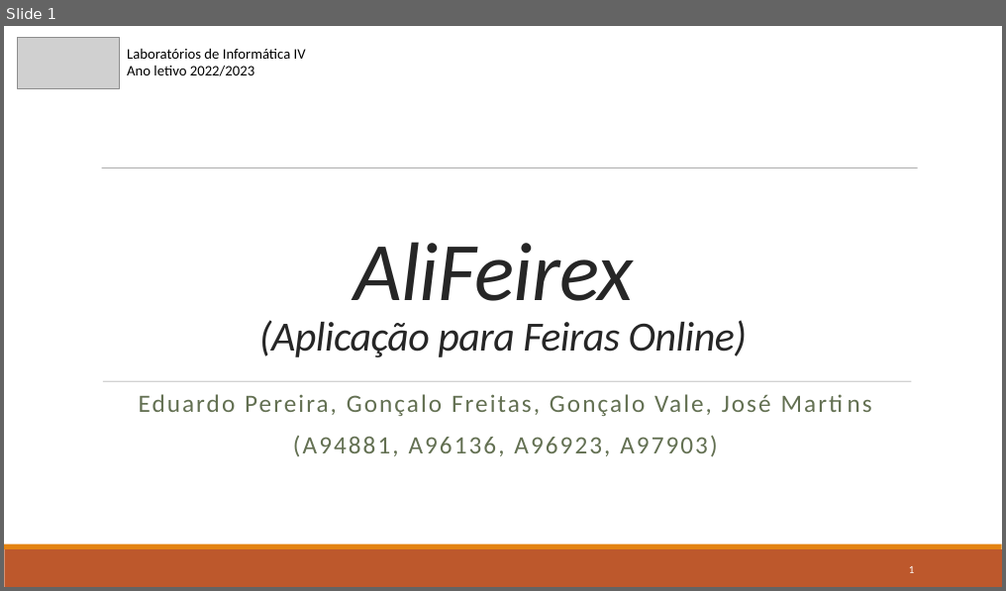
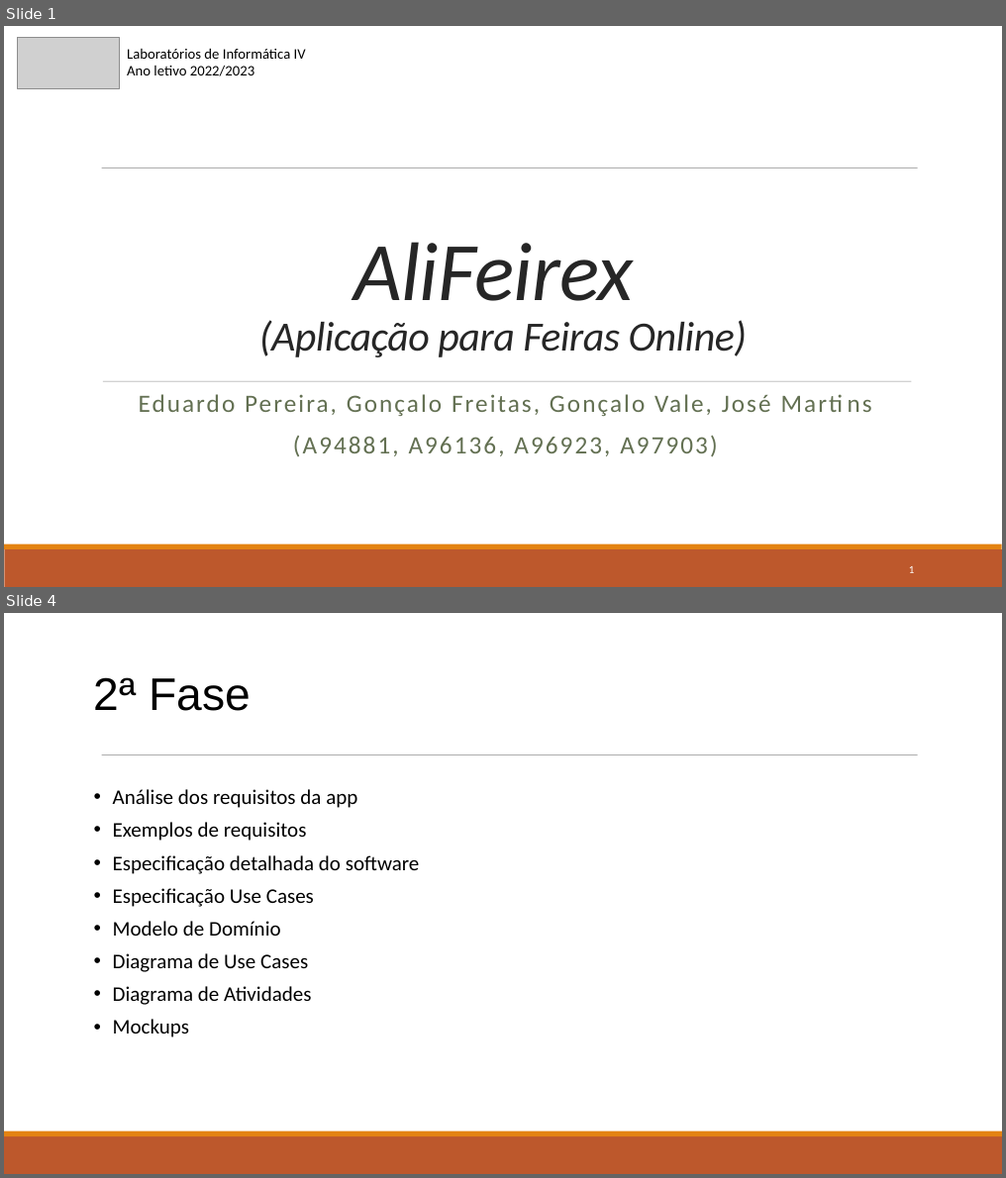
Before and after one commit to gugafreitas/LEI, a slide deck: 3rd/LI4/Entregas Intermédias/Checkpoint1.pptx. Shown one above the other, each under a label of ours: slide 1 before the commit, slides 1 and 4 after it; the slides between them are not shown. The pictures are 1006x591 and 1006x1178 pixels, drawn with LibreOffice and Linux fonts; fonts in the diff are those of the drawing; grey boxes stand for pictures. Boxes give left, top, right and bottom in pixels: in the first picture for what was removed or moved away, otherwise in the second. Text is boxed around its words. In the diff, an @@ line names an element or a change of style, - is before the commit and + after.

```diff
--- a/3rd/LI4/Entregas Intermédias/Checkpoint1.pptx
+++ b/3rd/LI4/Entregas Intermédias/Checkpoint1.pptx
@@ slide 4 added at [4, 613, 1002, 1174], background #FFFFFF; not listed: 3 template elements that a slide beside it also shows @@
@@ title added at [94, 677, 251, 711], 44 pt, text #000000 @@
+2ª Fase
@@ subtitle added at [113, 789, 420, 1038], 20 pt, text #000000 @@
+• Análise dos requisitos da app
+• Exemplos de requisitos
+• Especificação detalhada do software
+• Especificação Use Cases
+• Modelo de Domínio
+• Diagrama de Use Cases
+• Diagrama de Atividades
+• Mockups
```
Also in this commit, not shown: 1 slide changed, 1 other slide added, 9 slides removed, 1 other file.
